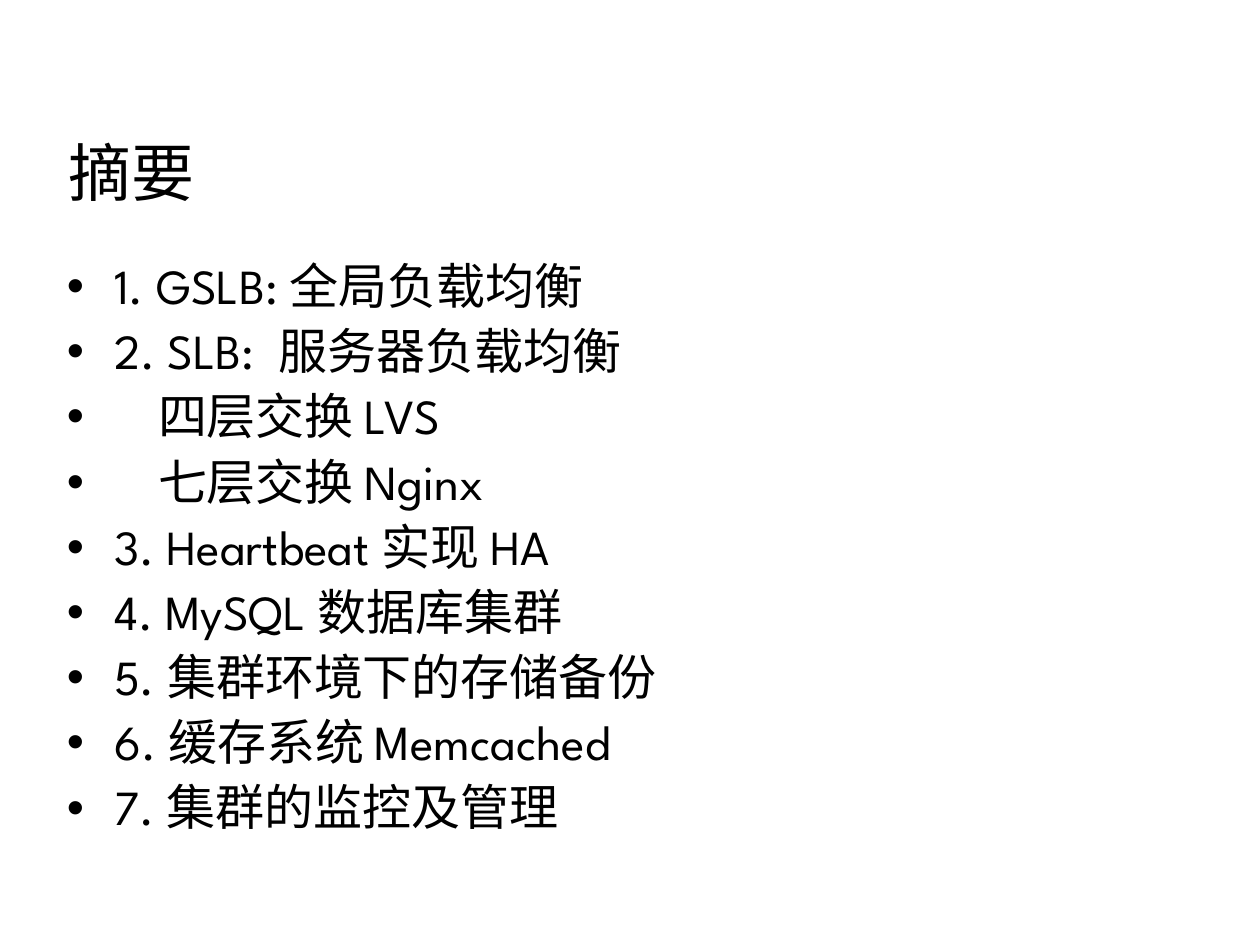
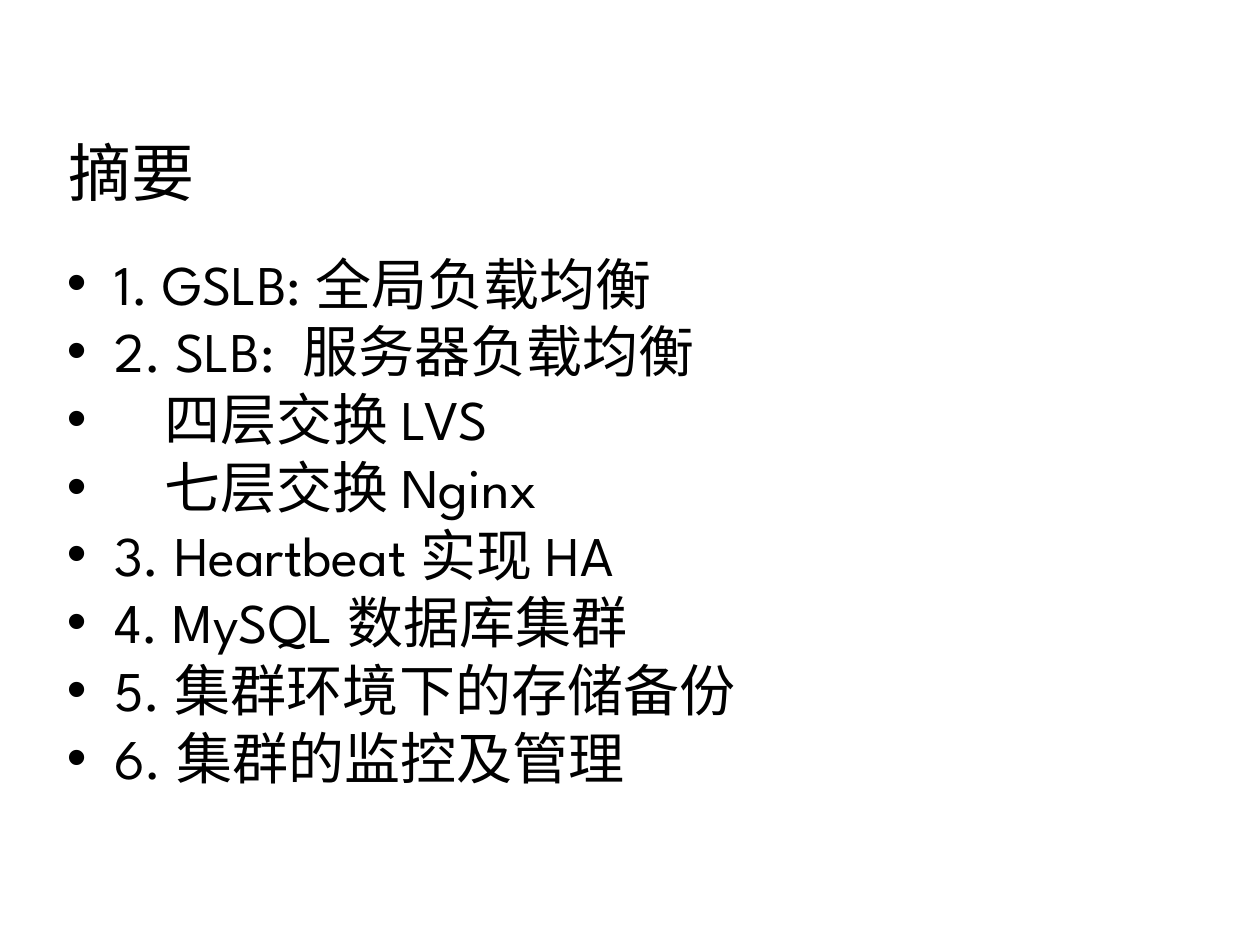
Before and after one commit to 7KjN3mHq/bluedata, a slide deck: slide 2 of system/01总览/架构/网站集群架构.ppt. Drawn at 1260x945 pixels with LibreOffice and Linux fonts; fonts in the diff are those of the drawing; background and template pictures are left out. Boxes give left, top, right and bottom in pixels: in the first picture for what was removed or moved away, otherwise in the second. Text is boxed around its words. In the diff, an @@ line names an element or a change of style, - is before the commit and + after.

```diff
--- a/system/01总览/架构/网站集群架构.ppt
+++ b/system/01总览/架构/网站集群架构.ppt
@@ text at (114,257,735,716): size 28 to 32 pt in "1. GSLB: 全局负载均衡", "2. SLB: 服务器负载均衡", "四层交换 LVS", "七层交换 Nginx" and 3 more places; line spacing 0.9 to 0.8; more space between paragraphs @@
@@ text at (114,732,624,784): text changed; size 28 to 32 pt @@
-• 6. 缓存系统 Memcached
-• 7. 集群的监控及管理
+• 6. 集群的监控及管理
```
Also in this commit, not shown: 7 other slides changed, 2 other files.
